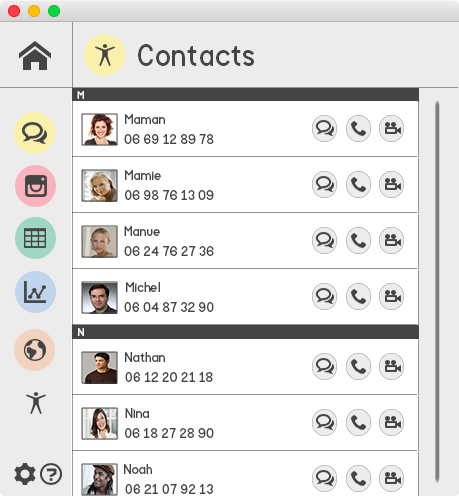
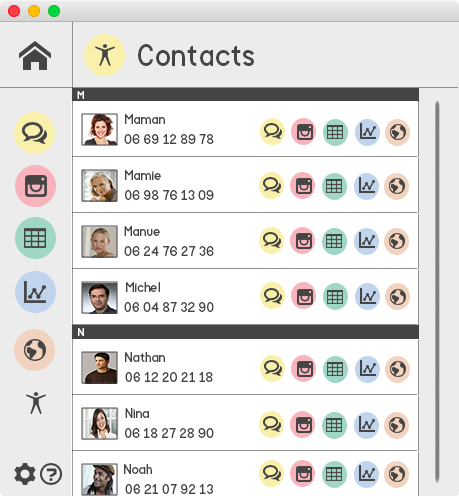
The second 459×496 image is a revision of the first. Changes to its layers:
removed layer "EllipseSMS copie 6" over <box>312,465,337,492</box>
removed layer "EllipsePhone copie 6" over <box>346,465,371,492</box>
removed layer "EllipseCamera copie 6" over <box>379,465,404,492</box>
removed layer "EllipseSMS copie 2" over <box>312,227,337,254</box>
removed layer "EllipsePhone copie 2" over <box>346,227,371,254</box>
removed layer "EllipseCamera copie 2" over <box>379,227,404,254</box>
removed layer "EllipseSMS copie 3" over <box>312,283,337,310</box>
removed layer "EllipsePhone copie 3" over <box>346,283,371,310</box>
removed layer "EllipseCamera copie 3" over <box>379,283,404,310</box>
removed layer "EllipseSMS copie 4" over <box>312,353,337,380</box>
removed layer "EllipsePhone copie 4" over <box>346,353,371,380</box>
removed layer "EllipseCamera copie 4" over <box>379,353,404,380</box>
removed layer "EllipseSMS copie 5" over <box>312,409,337,436</box>
removed layer "EllipsePhone copie 5" over <box>346,409,371,436</box>
removed layer "EllipseCamera copie 5" over <box>379,409,404,436</box>
removed layer "EllipseSMS copie" over <box>312,171,337,198</box>
removed layer "EllipsePhone copie" over <box>346,171,371,198</box>
removed layer "EllipseCamera copie" over <box>379,171,404,198</box>
removed layer "EllipseSMS" over <box>312,115,337,142</box>
removed layer "EllipsePhone" over <box>346,115,371,142</box>
removed layer "EllipseCamera" over <box>379,115,404,142</box>
added layer "Ellipse 1 copie 45" above "Ellipse 1 copie 44" over <box>384,461,409,488</box>
added layer "Ellipse 1 copie 44" above "Ellipse 1 copie 43" over <box>354,461,379,488</box>
added layer "Ellipse 1 copie 43" above "Ellipse 1 copie 42" over <box>322,461,347,488</box>
…and 72 more changes (51 added, 21 painted, 21 renamed, 21 stack)
